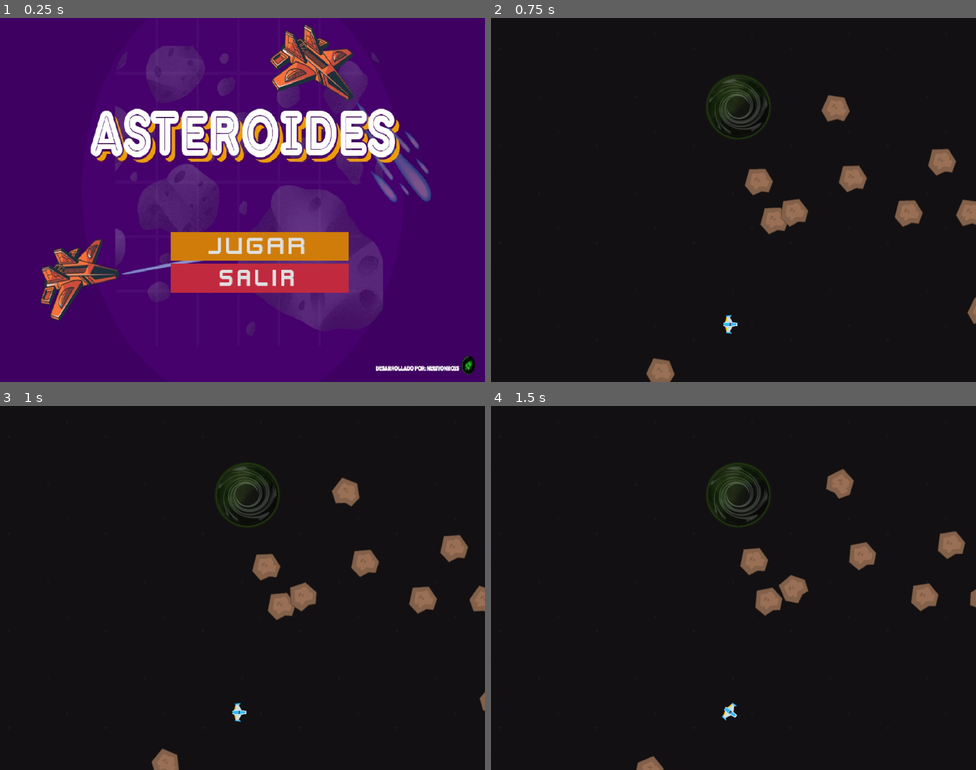
Above: before the commit, frames 1-4 (two rows, left to right).
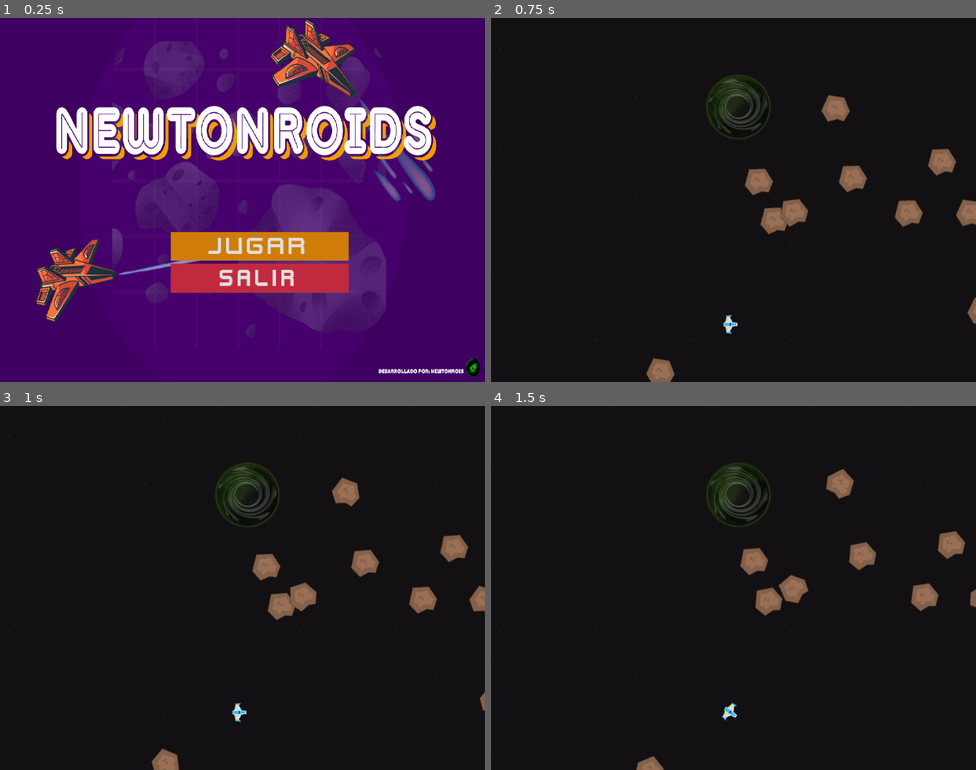
Above: after the commit, the same moments.

Repository: Francisco-Tovar/NewtonRoids
Game: Godot game, scene res://scenes/menu.tscn
Same seed, same stepped clock (60 frames per second), same inputs: the game is played once before the commit and once after it.
Inputs:
- Up to frame 1 (0.25 s): no input
- Up to frame 2 (0.75 s): click "Jugar" at 0.5 s
- Up to frame 3 (1 s): no input
- Up to frame 4 (1.5 s): hold Right (right) from 1.28 s (still down); hold Down (decelerate) from 1.28 s (still down)

The runs differ from the first frame. In frame 1, 13% of the frame differs, in the area x 7-100%, y 0-99%; in frame 2, nothing differs; in frame 3, nothing differs; in frame 4, nothing differs.

Commit message:
Tovar (#8)
* lots of work

ship movement
background paralaxing
black hole spin and sizing effects

* added interactions

included enter area collisions

* bgimage

newtonroids gb image

Diff:
--- a/scenes/menu.tscn
+++ b/scenes/menu.tscn
@@ -1,7 +1,7 @@
 [gd_scene load_steps=8 format=3 uid="uid://cqvfktq1lf3c1"]
 
 [ext_resource type="Script" uid="uid://c2cqrdf2hygvr" path="res://scripts/menu.gd" id="1_vjb58"]
-[ext_resource type="Texture2D" uid="uid://c7ed15nrw1uay" path="res://assets/img/MainJuego.jpeg" id="1_yqeox"]
+[ext_resource type="Texture2D" uid="uid://cyaumxnxv76iv" path="res://assets/img/newtonroidsBACK.png" id="2_4ytvr"]
 [ext_resource type="PackedScene" uid="uid://ds75sko27uf2g" path="res://scenes/menu_music.tscn" id="3_con2f"]
 [ext_resource type="FontFile" uid="uid://mj2tustd6xvy" path="res://assets/Fonts/kenvector_future.ttf" id="3_mhnvy"]
 [ext_resource type="FontFile" uid="uid://bgyafi0xdl3ie" path="res://assets/Fonts/kenvector_future_thin.ttf" id="4_4ytvr"]
@@ -27,9 +27,9 @@
 offset_bottom = 480.0
 
 [node name="MainJuego" type="Sprite2D" parent="ColorRect"]
-position = Vector2(320.5, 241)
-scale = Vector2(0.528442, 0.70571)
-texture = ExtResource("1_yqeox")
+position = Vector2(321, 240)
+scale = Vector2(0.463, 0.619)
+texture = ExtResource("2_4ytvr")
 
 [node name="TextureRect" type="TextureRect" parent="."]
 layout_mode = 0
--- a/scripts/asteroid.gd
+++ b/scripts/asteroid.gd
@@ -4,6 +4,7 @@
 @export var min_speed: float = 15.0
 @export var max_speed: float = 30.0
 @export var rotation_speed: float = 1.0
+
 
 var velocity = Vector2.ZERO
 
Binary file added: assets/img/newtonroidsBACK.png
Not shown, added: assets/img/newtonroidsBACK.png.import
